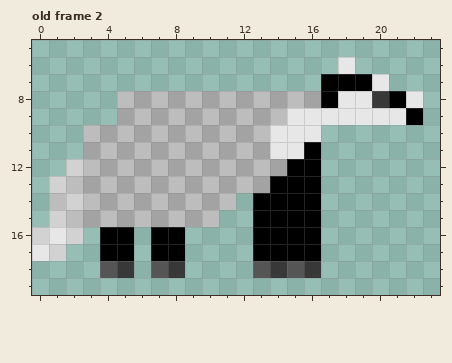
A pixel-art file gets an edit: Assets/Characters/Animals/FriendlyBadger.ase. This is how it looked before the edit.
24x24 pixels, 4 frames. Shown: old frame 2: x 0..23, y 5..19. The commit also changed other frames, which this record leaves out.
And afterwards:
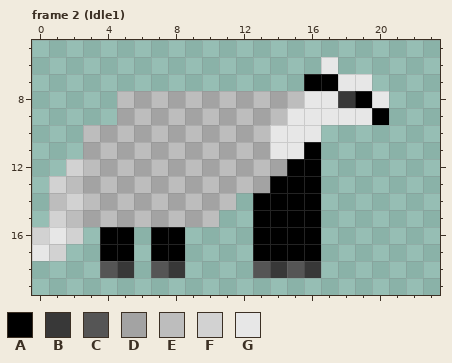
Palette (. is transparent): A #000000  B #383838  C #555555  D #a3a3a3  E #bdbdbd  F #d2d2d2  G #e7e7e7
A new or re-ordered frame is compared with the old frame closest to it.
Edits made:
frames 4 -> 14
Changed rows in their new state; - is an unchanged pixel.
Frame 2 (Idle1) is new; against old frame 2:
first column x 16:
 6 -G.----
 7 A-GG.--
 8 GGBAG..
 9 ----A..
Changed places in both pictures, as pixel boxes (x1, y1, x2, y2):
changed: (304, 57, 423, 125)
